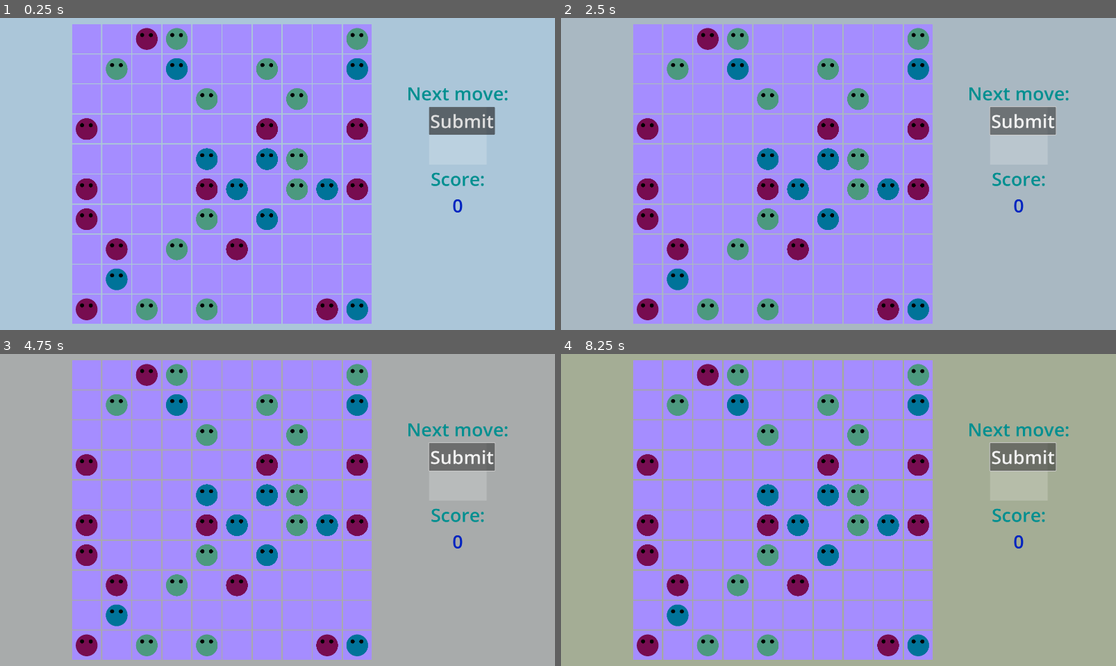
Above: before the commit, frames 1-4 (two rows, left to right).
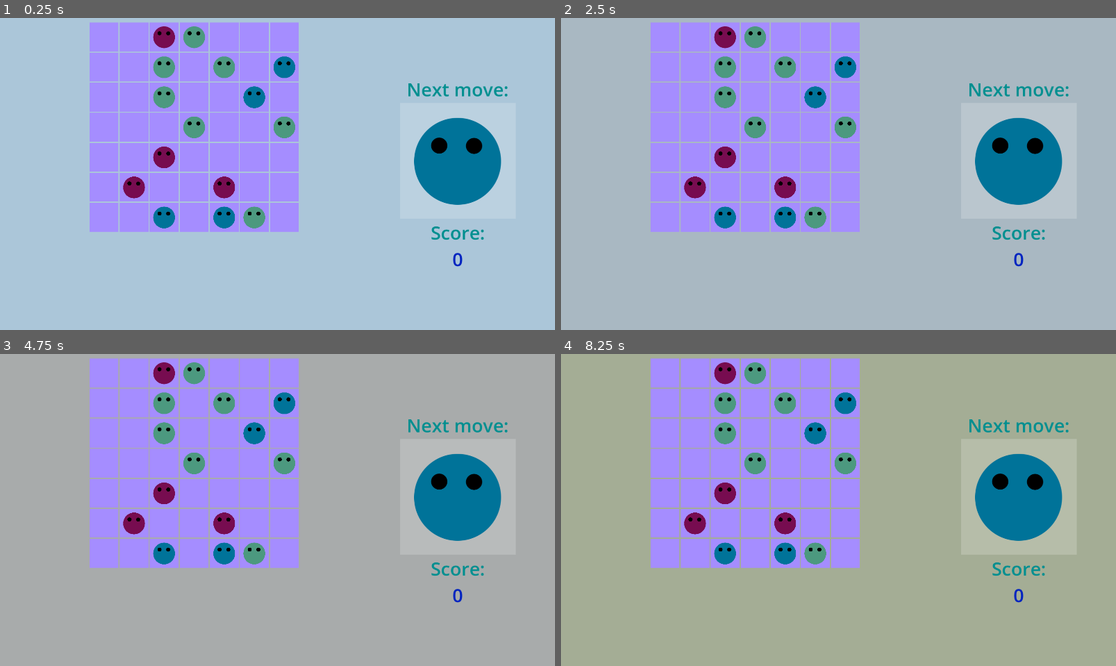
Above: after the commit, the same moments.

Repository: KaterynaKateryna/LudumDare56
Game: Godot game, scene res://scenes/game_screen.tscn
The game is run twice, just before and just after one commit, with the same random seed, the same clock (stepped at 60 frames per second) and the same inputs.
Inputs (mouse positions are in pixels of both pictures, inside the frame that each line leads up to):
- Up to frame 1 (0.25 s): no input
- Up to frame 2 (2.5 s): click (1021, 120) at 0.5 s, where only the run before the commit has a clickable "Submit"; click (1021, 120) at 1.25 s, where only the run before the commit has a clickable "Submit"; click (1021, 120) at 2 s, where only the run before the commit has a clickable "Submit"
- Up to frame 3 (4.75 s): tap Enter at 2.75, 4.25 s; tap Space at 3.5 s
- Up to frame 4 (8.25 s): tap Space at 5, 6.5 s; tap Enter at 5.75 s

The runs differ from the first frame. In frame 1, 39% of the frame differs, in the area x 13-92%, y 1-98%; in frame 2, 39%; in frame 3, 39%; in frame 4, 40%.

Commit message:
added cards

Diff:
--- a/src/autoloads/enums.gd
+++ b/src/autoloads/enums.gd
@@ -2,5 +2,12 @@
 
 enum MOVE_TYPE {
 	CREATURE,
-	SUBMIT
+	CARD
 }
+
+enum CARD_RULE_TYPE {
+	FOUR_IN_A_ROW,
+	FIVE_IN_A_ROW,
+	SQUARE,
+	TWO_BY_THREE
+}
--- /dev/null
+++ b/src/scenes/card.gd
@@ -0,0 +1,30 @@
+extends Node2D
+
+@onready var card_bgr = get_node("CardBackground")
+@onready var rule_label = get_node("CardBackground/RuleArea/Label")
+@onready var score_label = get_node("CardBackground/ScoreArea/Label")
+
+@export var score: int
+@export var rule: Enums.CARD_RULE_TYPE
+@export var size: Vector2
+
+# Called when the node enters the scene tree for the first time.
+func _ready() -> void:
+	if rule == Enums.CARD_RULE_TYPE.FOUR_IN_A_ROW:
+		rule_label.text = "Four creatures of same colour in a row"
+	elif rule == Enums.CARD_RULE_TYPE.FIVE_IN_A_ROW:
+		rule_label.text = "Five creatures of same colour in a row"
+	elif rule == Enums.CARD_RULE_TYPE.SQUARE:
+		rule_label.text = "Four creatures of same colour in a square"
+	elif rule == Enums.CARD_RULE_TYPE.TWO_BY_THREE:
+		rule_label.text = "Six creatures of same colour 2 by 3"
+
+	score_label.text = str(score)
+
+	if size != null:
+		card_bgr.size = size
+
+
+func init(score: int, rule: Enums.CARD_RULE_TYPE):
+	self.score = score
+	self.rule = rule
--- /dev/null
+++ b/src/scenes/card.tscn
@@ -0,0 +1,70 @@
+[gd_scene load_steps=2 format=3 uid="uid://dp6uxkf46204g"]
+
+[ext_resource type="Script" path="res://scenes/card.gd" id="1_uvral"]
+
+[node name="Card" type="Node2D"]
+script = ExtResource("1_uvral")
+
+[node name="CardBackground" type="ColorRect" parent="."]
+anchors_preset = -1
+anchor_left = 0.5
+anchor_top = 0.5
+anchor_right = 0.5
+anchor_bottom = 0.5
+offset_left = -50.0
+offset_top = -75.0
+offset_right = 50.0
+offset_bottom = 75.0
+grow_horizontal = 2
+grow_vertical = 2
+color = Color(0.398403, 0.667315, 0.635914, 1)
+
+[node name="RuleArea" type="ColorRect" parent="CardBackground"]
+layout_mode = 1
+anchors_preset = -1
+anchor_left = 0.1
+anchor_top = 0.5
+anchor_right = 0.9
+anchor_bottom = 0.9
+grow_horizontal = 2
+grow_vertical = 0
+size_flags_horizontal = 3
+size_flags_vertical = 3
+color = Color(0.509804, 0.780392, 0.74902, 1)
+
+[node name="Label" type="Label" parent="CardBackground/RuleArea"]
+custom_minimum_size = Vector2(80, 60)
+layout_mode = 1
+anchors_preset = 15
+anchor_right = 1.0
+anchor_bottom = 1.0
+grow_horizontal = 2
+grow_vertical = 2
+size_flags_horizontal = 3
+size_flags_vertical = 3
+theme_override_font_sizes/font_size = 24
+horizontal_alignment = 1
+vertical_alignment = 1
+autowrap_mode = 2
+
+[node name="ScoreArea" type="ColorRect" parent="CardBackground"]
+layout_mode = 1
+anchors_preset = 1
+anchor_left = 1.0
+anchor_right = 1.0
+offset_left = -40.0
+offset_bottom = 40.0
+grow_horizontal = 0
+color = Color(0.509804, 0.780392, 0.74902, 1)
+
+[node name="Label" type="Label" parent="CardBackground/ScoreArea"]
+layout_mode = 1
+anchors_preset = 1
+anchor_left = 1.0
+anchor_right = 1.0
+offset_left = -40.0
+offset_bottom = 40.0
+grow_horizontal = 0
+theme_override_font_sizes/font_size = 24
+horizontal_alignment = 1
+vertical_alignment = 1
--- a/src/scenes/game_screen.gd
+++ b/src/scenes/game_screen.gd
@@ -4,6 +4,7 @@
 @onready var next_move_placeholder = get_node("CanvasLayer/VBoxContainer/NextMovePlaceholder")
 
 @onready var tiny_creature_scene = load("res://scenes/tiny_creature.tscn")
+@onready var card_scene = load("res://scenes/card.tscn")
 @onready var move = load("res://scripts/move.gd")
 
 var rng = RandomNumberGenerator.new()
@@ -13,7 +14,7 @@
 
 # Called when the node enters the scene tree for the first time.
 func _ready() -> void:
-	for i in range(0, 100):
+	for i in range(0, 49):
 		var cell = ColorRect.new()
 		cell.color = Color("a58dff")
 		cell.custom_minimum_size = Vector2(cell_edge_size, cell_edge_size)
@@ -53,6 +54,27 @@
 	tiny_creature.colour = colour
 	return tiny_creature
 
+func _get_random_card():
+	var rand = rng.randi_range(0, 3)
+	var rule
+	var score
+	if rand == 0:
+		rule = Enums.CARD_RULE_TYPE.FOUR_IN_A_ROW
+		score = 10
+	elif rand == 1:
+		rule = Enums.CARD_RULE_TYPE.FIVE_IN_A_ROW
+		score = 20
+	elif rand == 2:
+		rule = Enums.CARD_RULE_TYPE.SQUARE
+		score = 20
+	elif rand == 3:
+		rule = Enums.CARD_RULE_TYPE.TWO_BY_THREE
+		score = 50
+
+	var card = card_scene.instantiate()
+	card.init(score, rule)
+	return card
+
 func _get_random_next_move():
 	var rand = rng.randi_range(0, 1)
 
@@ -61,9 +83,12 @@
 		var result = move.new(Enums.MOVE_TYPE.CREATURE)
 		result.creature = _get_random_creature()
 		return result
-	if rand == 1:
-		print("submit")
-		return move.new(Enums.MOVE_TYPE.SUBMIT)
+	elif rand == 1:
+		print("card")
+		var result = move.new(Enums.MOVE_TYPE.CARD)
+		result.card = _get_random_card()
+		return result
+
 
 func _display_next_move():
 	var children_count = next_move_placeholder.get_child_count()
@@ -75,9 +100,7 @@
 		next_move.creature.size = next_move_placeholder.size * 0.8
 		next_move.creature.position = placeholder_center
 		next_move_placeholder.add_child(next_move.creature)
-
-	elif next_move.move_type == Enums.MOVE_TYPE.SUBMIT:
-		var submit_button = Button.new()
-		#submit_button.position = placeholder_center
-		submit_button.text = "Submit"
-		next_move_placeholder.add_child(submit_button)
+	elif next_move.move_type == Enums.MOVE_TYPE.CARD:
+		next_move.card.size = next_move_placeholder.size * 0.8
+		next_move.card.position = placeholder_center
+		next_move_placeholder.add_child(next_move.card)
--- a/src/scenes/game_screen.tscn
+++ b/src/scenes/game_screen.tscn
@@ -18,14 +18,14 @@
 [node name="GridContainer" type="GridContainer" parent="CanvasLayer"]
 anchors_preset = -1
 anchor_left = 0.2
-anchor_top = 0.2
-anchor_right = 0.6
-anchor_bottom = 0.8
+anchor_top = 0.1
+anchor_right = 0.5
+anchor_bottom = 0.6
 grow_horizontal = 2
 grow_vertical = 2
 size_flags_horizontal = 4
 size_flags_vertical = 4
-columns = 10
+columns = 7
 
 [node name="VBoxContainer" type="VBoxContainer" parent="CanvasLayer"]
 anchors_preset = -1
@@ -43,7 +43,7 @@
 horizontal_alignment = 1
 
 [node name="NextMovePlaceholder" type="ColorRect" parent="CanvasLayer/VBoxContainer"]
-custom_minimum_size = Vector2(200, 200)
+custom_minimum_size = Vector2(400, 400)
 layout_mode = 2
 size_flags_horizontal = 4
 size_flags_vertical = 4
--- a/src/scripts/move.gd
+++ b/src/scripts/move.gd
@@ -7,6 +7,11 @@
 		if move_type == Enums.MOVE_TYPE.CREATURE:
 			creature = value
 
+var card:
+	set(value):
+		if move_type == Enums.MOVE_TYPE.CARD:
+			card = value
+
 # Called when the node enters the scene tree for the first time.
 func _ready() -> void:
 	pass # Replace with function body.
